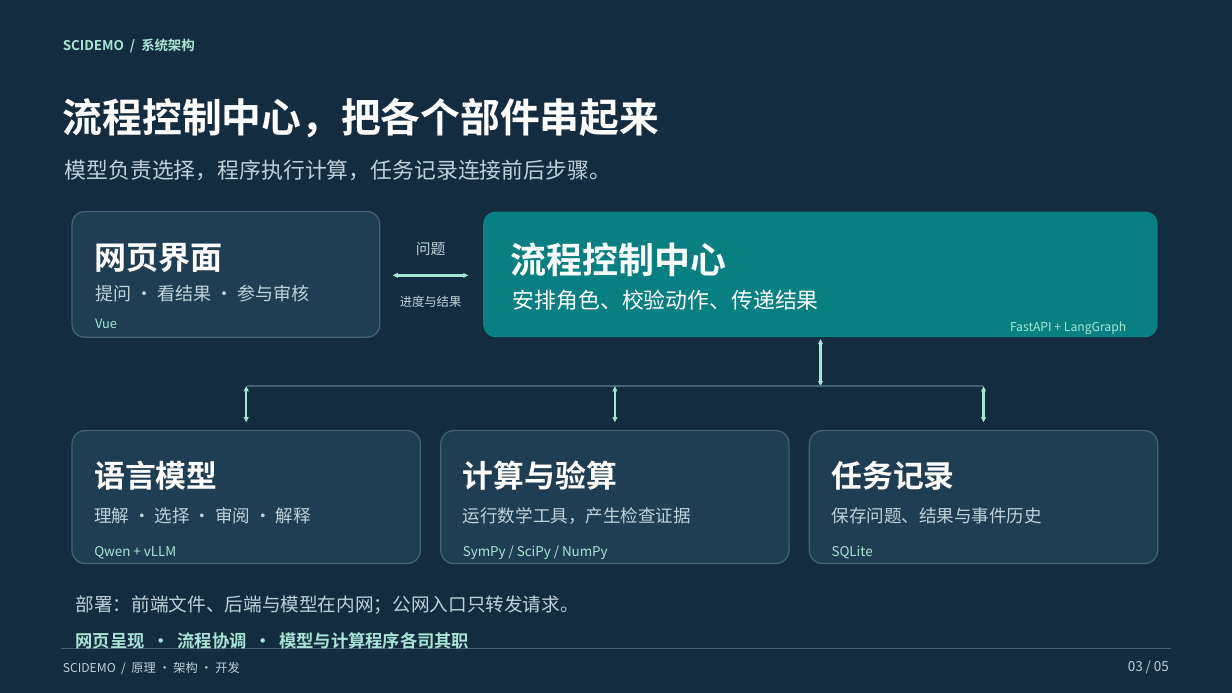
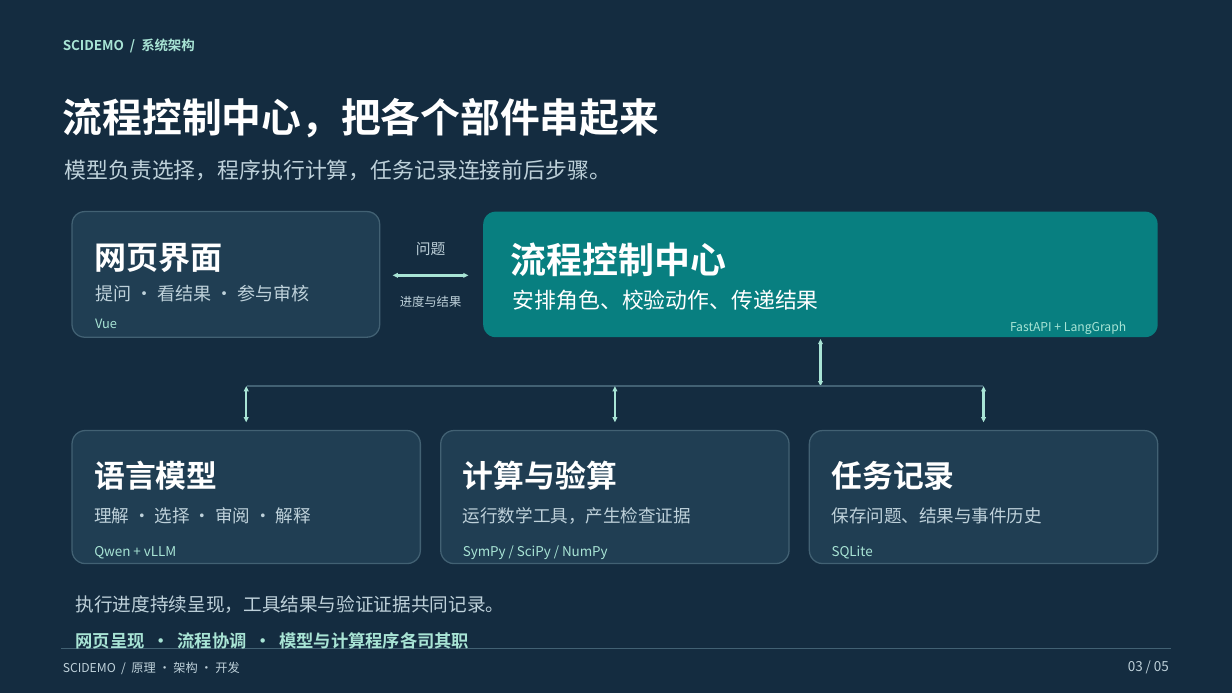
Before and after one commit to liusongqin/SciDemo, a slide deck: slide 3 of output/SciDemo_Agent原理架构与开发思路.pptx. Drawn at 1232x693 pixels with LibreOffice and Linux fonts; fonts in the diff are those of the drawing. Boxes give left, top, right and bottom in pixels: in the first picture for what was removed or moved away, otherwise in the second. Text is boxed around its words. In the diff, an @@ line names an element or a change of style, - is before the commit and + after.

```diff
--- a/output/SciDemo_Agent原理架构与开发思路.pptx
+++ b/output/SciDemo_Agent原理架构与开发思路.pptx
@@ text at box(76, 595, 505, 613): text changed @@
-部署：前端文件、后端与模型在内网；公网入口只转发请求。
+执行进度持续呈现，工具结果与验证证据共同记录。
```
Also in this commit, not shown: 3 other slides changed, 10 other files.
